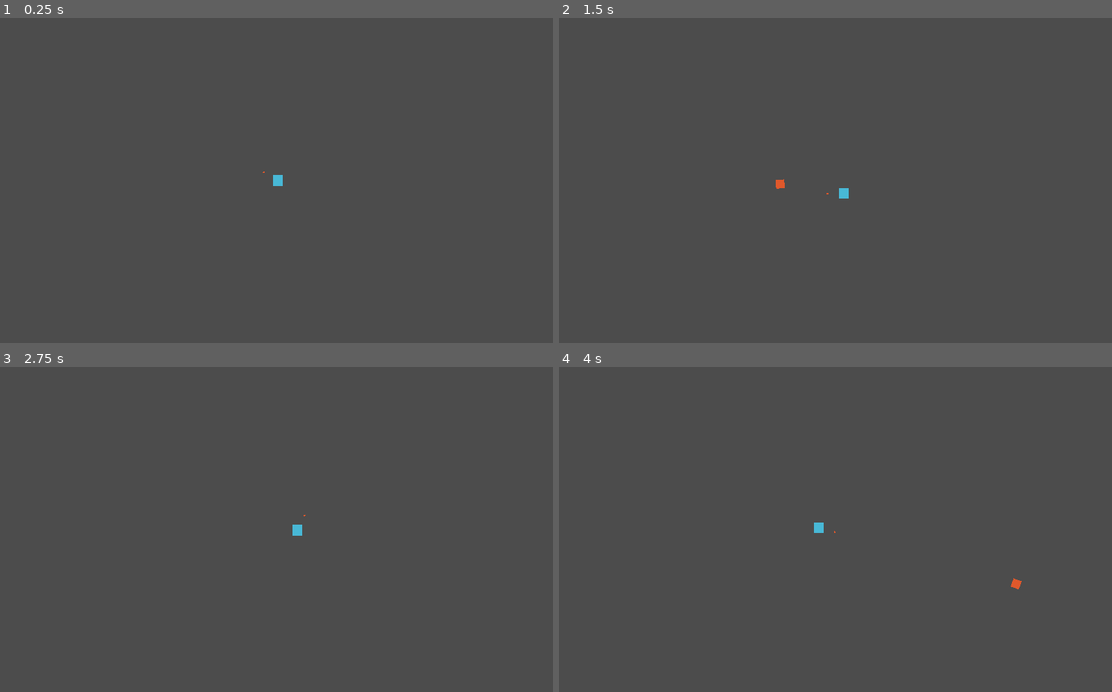
Above: before the commit, frames 1-4 (two rows, left to right).
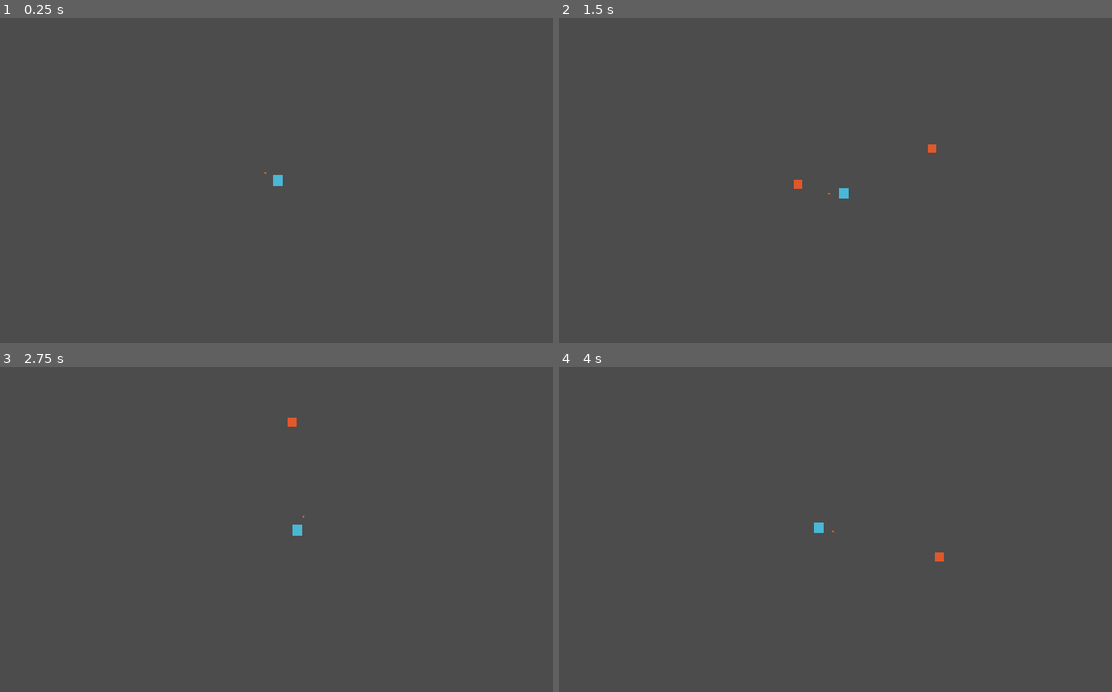
Above: after the commit, the same moments.

Repository: quiet-night-studio/redemption
Game: Godot game, scene res://scenes/Level.tscn
The game is run twice, just before and just after one commit, with the same random seed, the same clock (stepped at 60 frames per second) and the same inputs.
Inputs (mouse positions are in pixels of both pictures, inside the frame that each line leads up to):
- Up to frame 1 (0.25 s): no input
- Up to frame 2 (1.5 s): tap Enter at 0.5 s; move the mouse to (957, 164) at 0.52 s; hold Right (ui_right) 0.53-1.28 s; click (957, 164) at 0.6 s; move the mouse to (724, 196) at 1.27 s; hold Down (ui_down) from 1.28 s (still down); click (724, 196) at 1.35 s
- Up to frame 3 (2.75 s): move the mouse to (331, 458) at 2.02 s; release Down (ui_down) at 2.03 s; hold Right (ui_right) from 2.03 s (still down); click (331, 458) at 2.1 s
- Up to frame 4 (4 s): move the mouse to (807, 594) at 2.77 s; release Right (ui_right) at 2.78 s; hold Up (ui_up) 2.78-3.53 s; click (807, 594) at 2.85 s; move the mouse to (1001, 578) at 3.52 s; hold Left (ui_left) from 3.53 s (still down); click (1001, 578) at 3.6 s

The runs differ from the first frame. In frame 1, less than 0.1% of the frame differs, in the area x 47-49%, y 47-49%; in frame 2, 0.1%, in the area x 39-69%, y 38-55%; in frame 3, less than 0.1%; in frame 4, less than 0.1%.

Commit message:
fixed the aim and bullets are now rigid bodies

Diff:
--- a/scenes/Bullet.tscn
+++ b/scenes/Bullet.tscn
@@ -7,21 +7,31 @@
 [sub_resource type="RectangleShape2D" id=1]
 extents = Vector2( 8, 8 )
 
-[node name="Bullet" type="Area2D" groups=["bullet"]]
+[sub_resource type="RectangleShape2D" id=2]
+extents = Vector2( 8, 8 )
+
+[node name="Bullet" type="RigidBody2D" groups=["bullet"]]
+gravity_scale = 0.0
+contact_monitor = true
 script = ExtResource( 2 )
 
 [node name="Sprite" type="Sprite" parent="."]
-rotation = 4.71239
+rotation = -1.5708
 scale = Vector2( 1.6, 1.6 )
 texture = ExtResource( 1 )
 region_enabled = true
 region_rect = Rect2( 20, 10, 10, 10 )
 
-[node name="CollisionShape2D" type="CollisionShape2D" parent="."]
+[node name="Area2D" type="Area2D" parent="."]
+
+[node name="CollisionShape2D" type="CollisionShape2D" parent="Area2D"]
 shape = SubResource( 1 )
 
 [node name="ShootSound" type="AudioStreamPlayer2D" parent="."]
 stream = ExtResource( 3 )
 autoplay = true
 
-[connection signal="area_entered" from="." to="." method="_on_Bullet_area_entered"]
+[node name="CollisionShape2D" type="CollisionShape2D" parent="."]
+shape = SubResource( 2 )
+
+[connection signal="area_entered" from="Area2D" to="." method="_on_Area2D_area_entered"]
--- a/scenes/Mob.tscn
+++ b/scenes/Mob.tscn
@@ -23,6 +23,7 @@
 region_rect = Rect2( 10, 60, 10, 10 )
 
 [node name="CollisionShape2D" type="CollisionShape2D" parent="."]
+visible = false
 shape = SubResource( 1 )
 
 [node name="Area2D" type="Area2D" parent="."]
@@ -31,3 +32,4 @@
 shape = SubResource( 2 )
 
 [connection signal="area_entered" from="Area2D" to="." method="_on_Area2D_area_entered"]
+[connection signal="body_entered" from="Area2D" to="." method="_on_Area2D_body_entered"]
--- a/scenes/Player.tscn
+++ b/scenes/Player.tscn
@@ -23,16 +23,6 @@
 region_enabled = true
 region_rect = Rect2( 50, 20, 9, 10 )
 
-[node name="Muzzle" type="Position2D" parent="."]
-position = Vector2( 11, 0 )
-
-[node name="Sprite" type="Sprite" parent="Muzzle"]
-position = Vector2( 3.8147e-06, 4.76837e-07 )
-scale = Vector2( 0.29629, 0.29629 )
-texture = ExtResource( 5 )
-region_enabled = true
-region_rect = Rect2( 60, 70, 10, 10 )
-
 [node name="Camera2D" type="Camera2D" parent="."]
 current = true
 smoothing_enabled = true
@@ -54,4 +44,13 @@
 stream = ExtResource( 4 )
 autoplay = true
 
+[node name="Aim" type="Node2D" parent="."]
+
+[node name="Position2D" type="Position2D" parent="Aim"]
+position = Vector2( 27, 0 )
+
+[node name="Sprite" type="Sprite" parent="Aim/Position2D"]
+scale = Vector2( 0.436454, 0.278095 )
+texture = ExtResource( 5 )
+
 [connection signal="area_entered" from="Area2D" to="." method="_on_Area2D_area_entered"]
--- a/scripts/Bullet.gd
+++ b/scripts/Bullet.gd
@@ -1,14 +1,15 @@
-extends Area2D
+extends RigidBody2D
 
-var speed = 750
 var lifetime = 2
+var speed = 300
 
 func _physics_process(delta):
-	position += transform.x * speed * delta
-
 	lifetime -= delta
 	if lifetime <= 0:
 		queue_free()
 
-func _on_Bullet_area_entered(_area: Area2D) -> void:
-		queue_free()
+func set_velocity(direction: Vector2) -> void:
+	linear_velocity = direction * speed
+
+func _on_Area2D_area_entered(area: Area2D) -> void:
+	queue_free()
--- a/scripts/Mob.gd
+++ b/scripts/Mob.gd
@@ -19,7 +19,7 @@
 	# warning-ignore:return_value_discarded
 	move_and_collide(Vector2.ZERO)
 
-func _on_Area2D_area_entered(area: Area2D) -> void:
-	if area.is_in_group("bullet"):
+func _on_Area2D_body_entered(body: Node) -> void:
+	if body.is_in_group("bullet"):
 		Audio.death()
 		queue_free()
--- a/scripts/Player.gd
+++ b/scripts/Player.gd
@@ -5,10 +5,16 @@
 const RADIUS = 30
 
 var speed = 200
-var velocity = Vector2.ZERO
 
-func get_input() -> void:
-	velocity = Vector2.ZERO
+func _physics_process(_delta: float) -> void:
+	var mouse_world = get_global_mouse_position()
+	var player_world = global_position
+
+	var facing_direction = mouse_world - player_world
+	var facing_rotation = facing_direction.angle()
+	var muzzle_position = facing_direction.normalized() * Vector2(50, 50)
+
+	var velocity = Vector2.ZERO
 	if Input.is_action_pressed('ui_right'):
 		velocity.x += 1
 	if Input.is_action_pressed('ui_left'):
@@ -20,44 +26,16 @@
 
 	# Make sure diagonal movement isn't faster.
 	velocity = velocity.normalized() * speed
+	move_and_slide(velocity)
 
 	if Input.is_action_just_pressed("shoot"):
-		shoot()
+		var b = Bullet.instance() as RigidBody2D
+		get_tree().get_root().add_child(b)
 
-func _physics_process(_delta: float) -> void:
-	var mouse_pos = get_global_mouse_position()
-	var player_pos = global_transform.origin
-	var distance = player_pos.distance_to(mouse_pos)
-	var mouse_dir = (mouse_pos-player_pos).normalized()
+		b.global_position = global_position + muzzle_position
+		b.set_velocity(facing_direction.normalized())
 
-	if distance != RADIUS:
-		mouse_pos = player_pos + (mouse_dir * RADIUS)
-
-	$Muzzle.global_transform.origin = mouse_pos
-	$Muzzle.look_at(get_global_mouse_position())
-
-	get_input()
-	# warning-ignore:return_value_discarded
-	move_and_slide(velocity)
-
-func shoot() -> void:
-	var cursor_pos = get_global_mouse_position()
-	var distance = cursor_pos.distance_to(global_transform.origin)
-
-	var b = Bullet.instance()
-
-	if distance <= RADIUS:
-		# Cursor is inside the circle
-		print("Cursor is inside the circle.")
-
-		var bullet_pos = global_transform.origin
-		var angle = atan2(cursor_pos.y - global_transform.origin.y, cursor_pos.x - global_transform.origin.x)
-
-	else:
-		# Cursor is outside the circle
-		b.transform = $Muzzle.global_transform
-
-	get_tree().get_root().add_child(b)
+	$Aim.look_at(get_global_mouse_position())
 
 func kill() -> void:
 	var err = get_tree().reload_current_scene()
Not shown: 1 places in scenes/Bullet.tscn that only renumber resources
